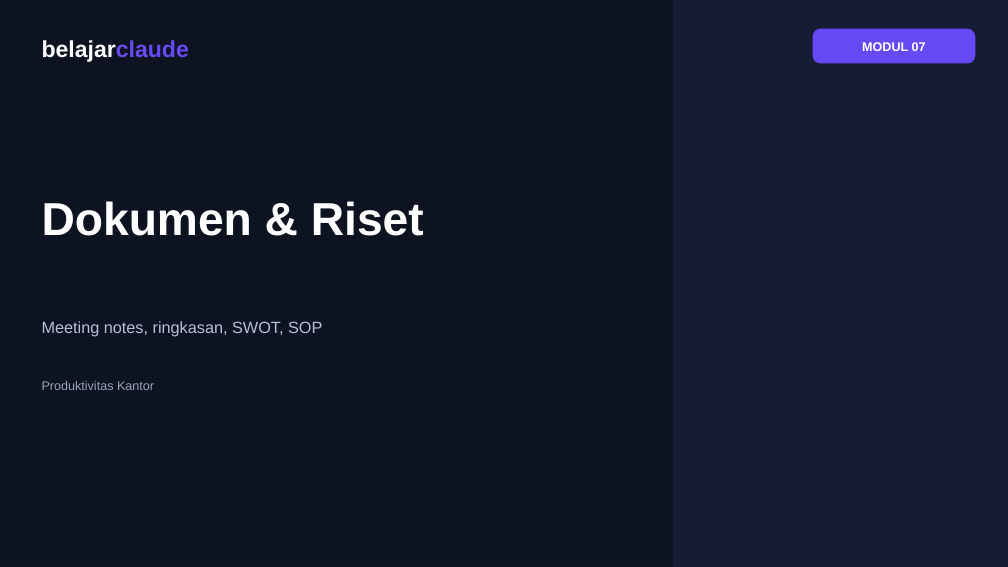
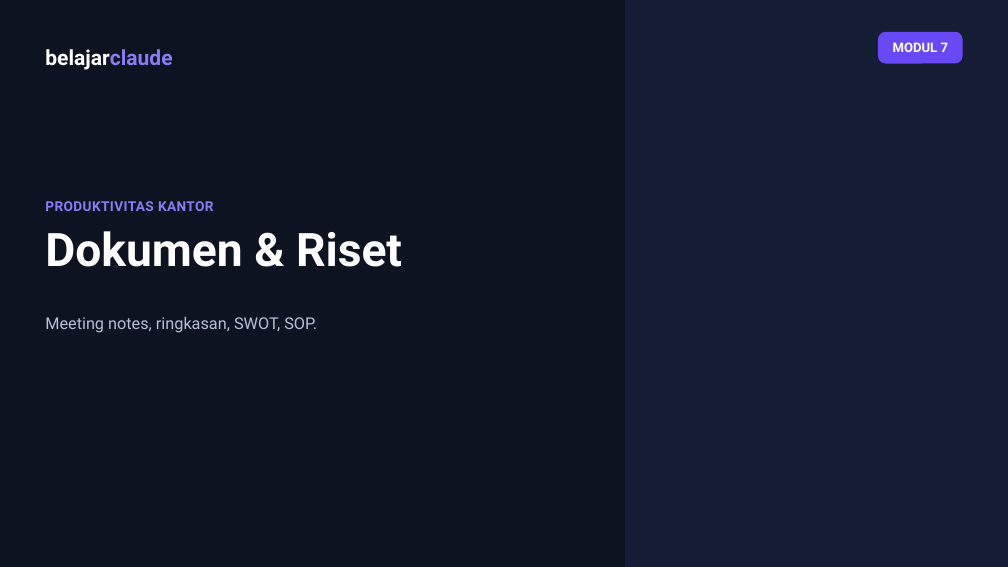
Before and after one commit to juliautomo/belajar-claude, a slide deck: slide 1 of K2-Produktivitas/M07-Dokumen-Riset/K2-M07-Dokumen-Riset.pptx. Drawn at 1008x567 pixels with LibreOffice and Linux fonts; fonts in the diff are those of the drawing. Boxes give left, top, right and bottom in pixels: in the first picture for what was removed or moved away, otherwise in the second. Text is boxed around its words. In the diff, an @@ line names an element or a change of style, - is before the commit and + after.

```diff
--- a/K2-Produktivitas/M07-Dokumen-Riset/K2-M07-Dokumen-Riset.pptx
+++ b/K2-Produktivitas/M07-Dokumen-Riset/K2-M07-Dokumen-Riset.pptx
@@ background #FFFFFF to #0D1321 @@
@@ rectangle removed at [0,0,1008,567] @@
@@ rectangle: place and size @@
-rectangle at [673,0,1008,567]
+rectangle at [625,0,1008,567]
@@ text "belajarclaude" at [45,49,172,70]: size 22 to 20 pt, font Arial to Roboto; text colour #6849F6 to #8B7CF6 in "belajarclaude"; vertical alignment top to middle @@
@@ rounded rectangle: place and size @@
-rounded rectangle at [813,29,975,64]
+rounded rectangle at [878,32,963,64]
@@ rounded rectangle at [878,32,963,64]: proportions changed @@
@@ text at [893,42,949,52]: text changed; size 12 to 12.5 pt; font Arial to Roboto @@
-MODUL 07
+MODUL 7
@@ text at [45,201,214,211]: text changed; size 12 to 13 pt; font Arial to Roboto; text colour #9AA2B4 to #8B7CF6; bold on @@
-Produktivitas Kantor
+PRODUKTIVITAS KANTOR
@@ text "PRODUKTIVITAS KANTOR" at [45,201,214,211]: vertical alignment top to middle @@
@@ text "Dokumen & Riset": place and size @@
-text "Dokumen & Riset" at [42,201,424,236]
+text "Dokumen & Riset" at [45,231,402,267]
@@ text "Dokumen & Riset" at [45,231,402,267]: font Arial to Roboto; line spacing 1 to 50pt @@
@@ text at [45,317,317,333]: text changed; font Arial to Roboto @@
-Meeting notes, ringkasan, SWOT, SOP
+Meeting notes, ringkasan, SWOT, SOP.
```
Also in this commit, not shown: 5 other slides changed, 8 other files.
